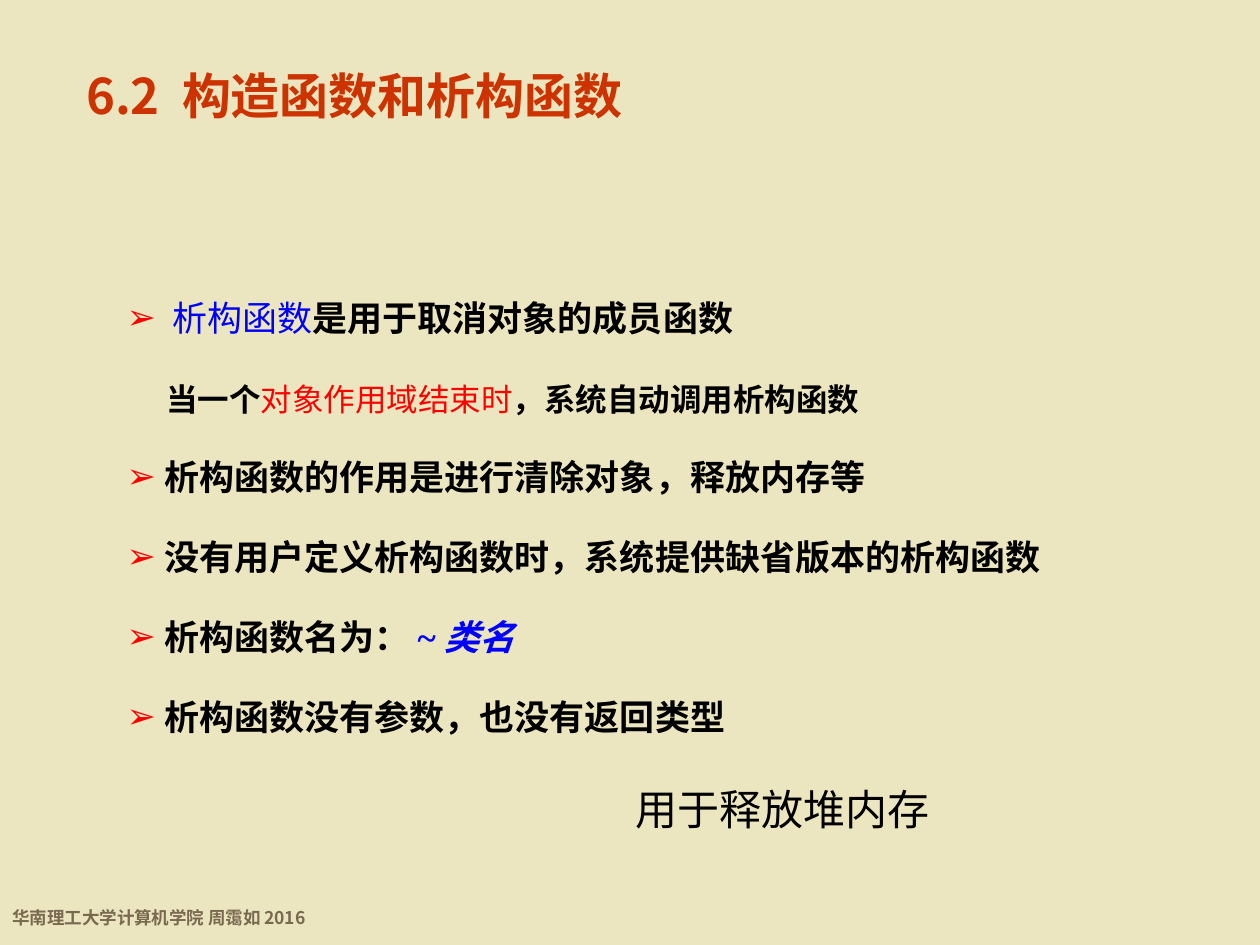
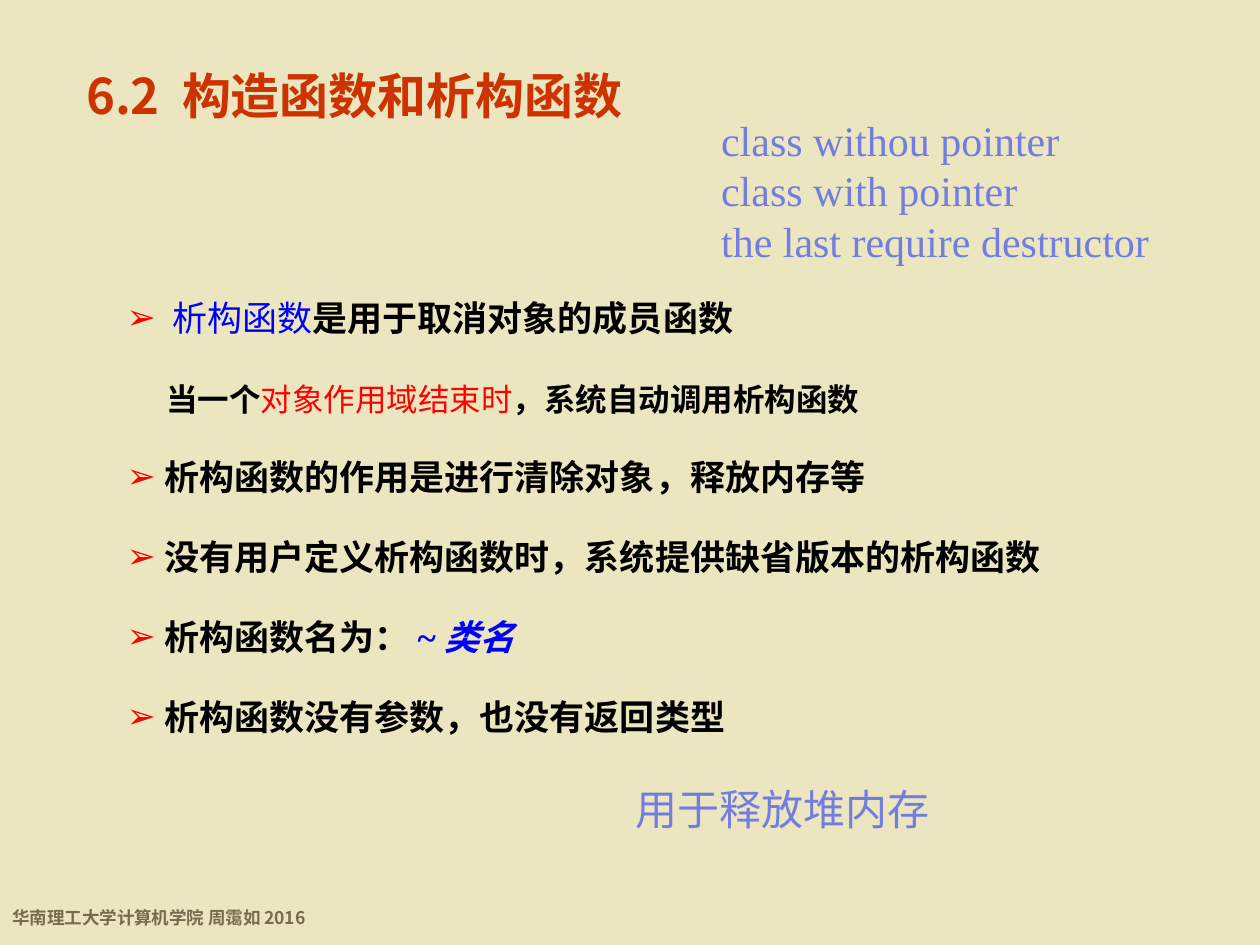
Before and after one commit to wwuhn/wwuhn.github.io, a slide deck: slide 61 of bookspcClassic/C++程序设计基础（第5版）周霭如/6-类与对象.pptx. Drawn at 1260x945 pixels with LibreOffice and Linux fonts; fonts in the diff are those of the drawing; background and template pictures are left out. Boxes give left, top, right and bottom in pixels: in the first picture for what was removed or moved away, otherwise in the second. Text is boxed around its words. In the diff, an @@ line names an element or a change of style, - is before the commit and + after.

```diff
--- a/bookspcClassic/C++程序设计基础（第5版）周霭如/6-类与对象.pptx
+++ b/bookspcClassic/C++程序设计基础（第5版）周霭如/6-类与对象.pptx
@@ text added at bbox=[721, 127, 1149, 266], 24 pt, text #727DE0 @@
+class withou pointer
+class with pointer
+the last require destructor
@@ text "用于释放堆内存" at bbox=[636, 790, 930, 829]: text colour #000000 to #727DE0 @@
```
Also in this commit, not shown: 15 other slides changed.
